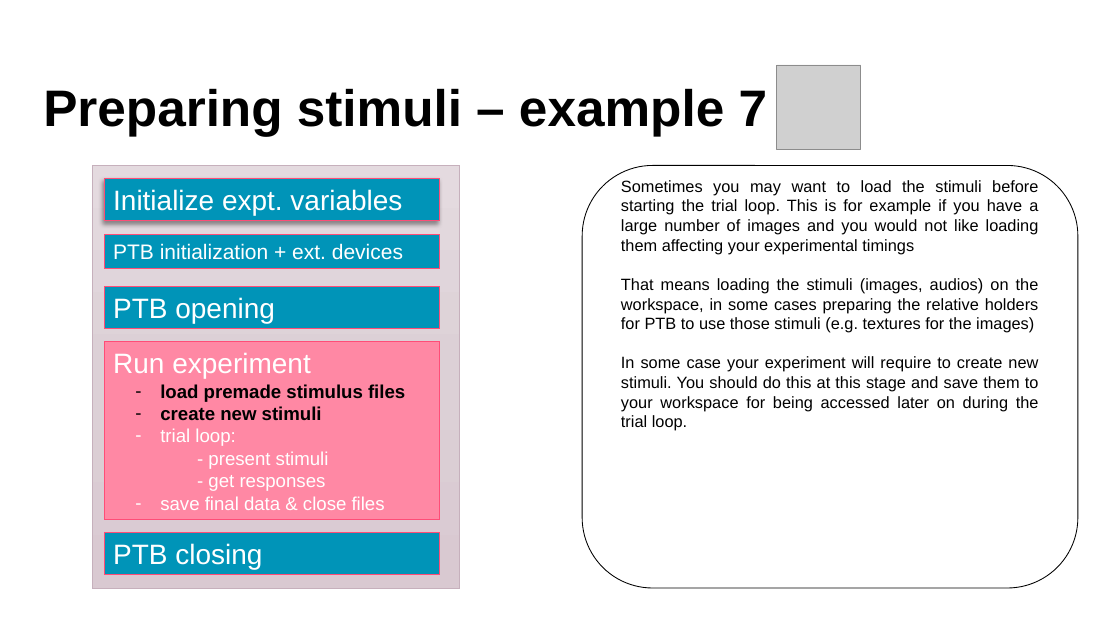
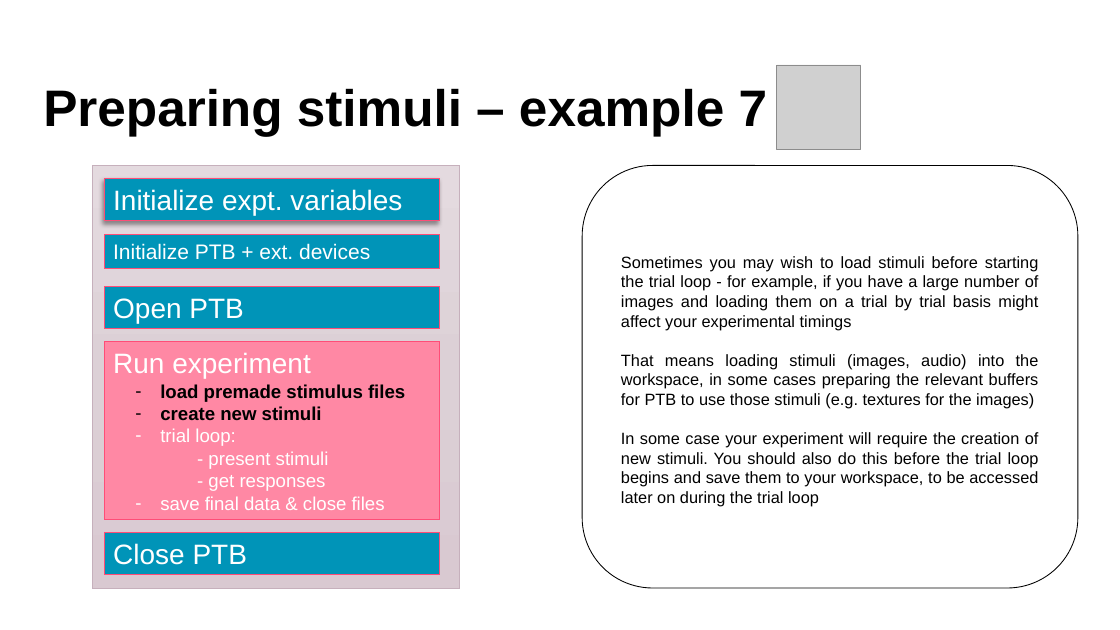
Before and after one commit to Lenakeiz/MatlabPTBExercise, a slide deck: slide 14 of PTB_Lecture2.pptx. Drawn at 1120x630 pixels with LibreOffice and Linux fonts; fonts in the diff are those of the drawing; grey boxes stand for pictures; background and template pictures are left out. Boxes give left, top, right and bottom in pixels: in the first picture for what was removed or moved away, otherwise in the second. Text is boxed around its words. In the diff, an @@ line names an element or a change of style, - is before the commit and + after.

```diff
--- a/PTB_Lecture2.pptx
+++ b/PTB_Lecture2.pptx
@@ text in rectangle at box(113, 243, 370, 260): text changed @@
-PTB initialization + ext. devices
+Initialize PTB + ext. devices
@@ text at box(621, 256, 1039, 507): text changed @@
-Sometimes you may want to load the stimuli before starting the trial loop. This is for example if you have a large number of images and you would not like loading them affecting your experimental timings
-That means loading the stimuli (images, audios) on the workspace, in some cases preparing the relative holders for PTB to use those stimuli (e.g. textures for the images)
-In some case your experiment will require to create new stimuli. You should do this at this stage and save them to your workspace for being accessed later on during the trial loop.
+Sometimes you may wish to load stimuli before starting the trial loop - for example, if you have a large number of images and loading them on a trial by trial basis might affect your experimental timings
+That means loading stimuli (images, audio) into the workspace, in some cases preparing the relevant buffers for PTB to use those stimuli (e.g. textures for the images)
+In some case your experiment will require the creation of new stimuli. You should also do this before the trial loop begins and save them to your workspace, to be accessed later on during the trial loop
@@ text in rectangle at box(113, 298, 243, 323): text changed @@
-PTB opening
+Open PTB
@@ text in rectangle at box(113, 543, 247, 565): text changed @@
-PTB closing
+Close PTB
```
Also in this commit, not shown: 15 other slides changed, 1 other file.
